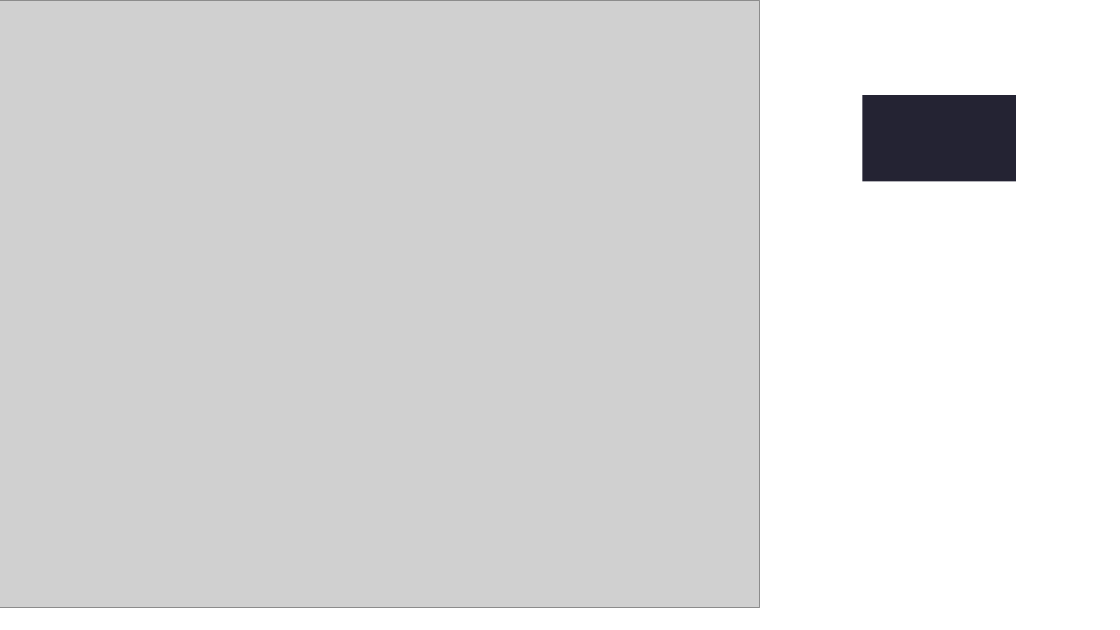
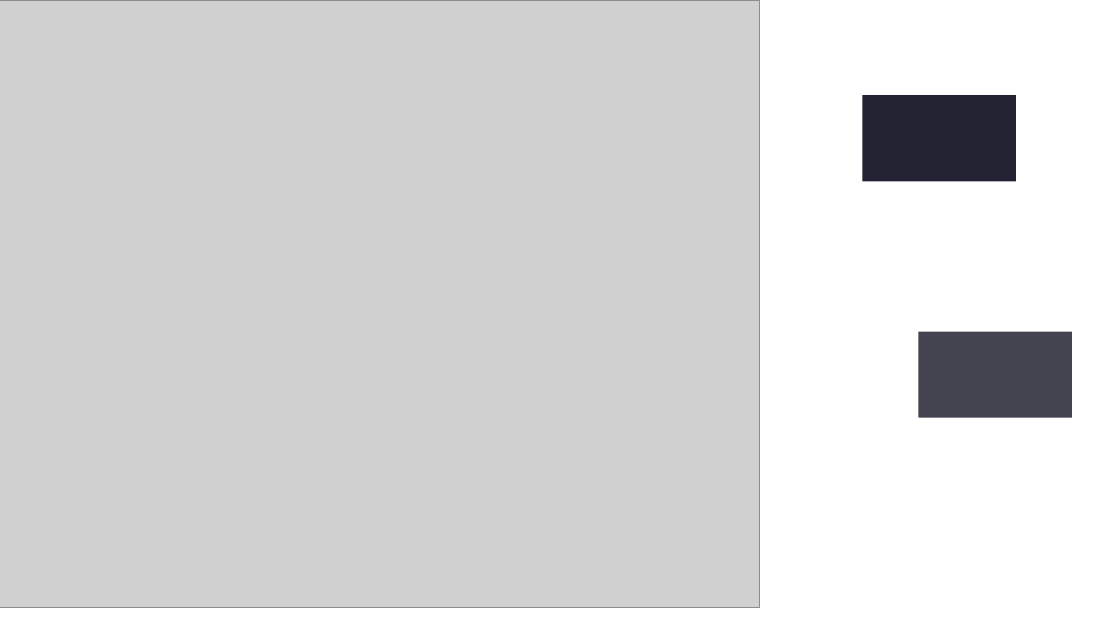
Before and after one commit to ChanYiHong/MovieTheater, a slide deck: slide 1 of img/좌석선택 mockup.pptx. Drawn at 1120x630 pixels with LibreOffice and Linux fonts; fonts in the diff are those of the drawing; grey boxes stand for pictures. Boxes give left, top, right and bottom in pixels: in the first picture for what was removed or moved away, otherwise in the second. Text is boxed around its words. In the diff, an @@ line names an element or a change of style, - is before the commit and + after.

```diff
--- a/img/좌석선택 mockup.pptx
+++ b/img/좌석선택 mockup.pptx
@@ rectangle added at [918,332,1072,418], fill #444451 @@
```
Also in this commit, not shown: 2 other files.
